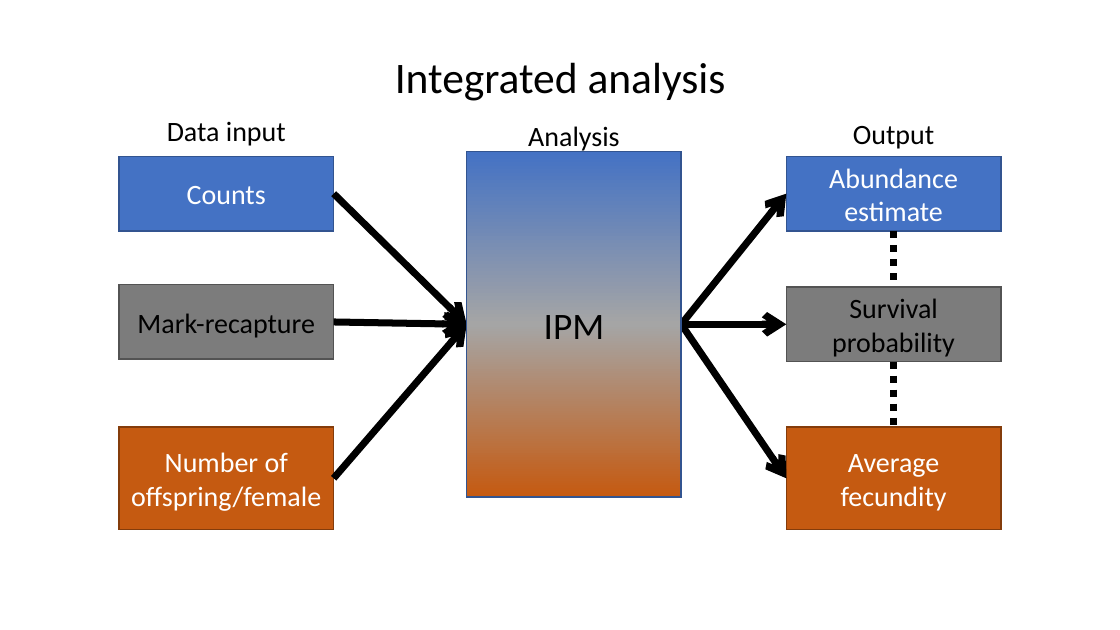
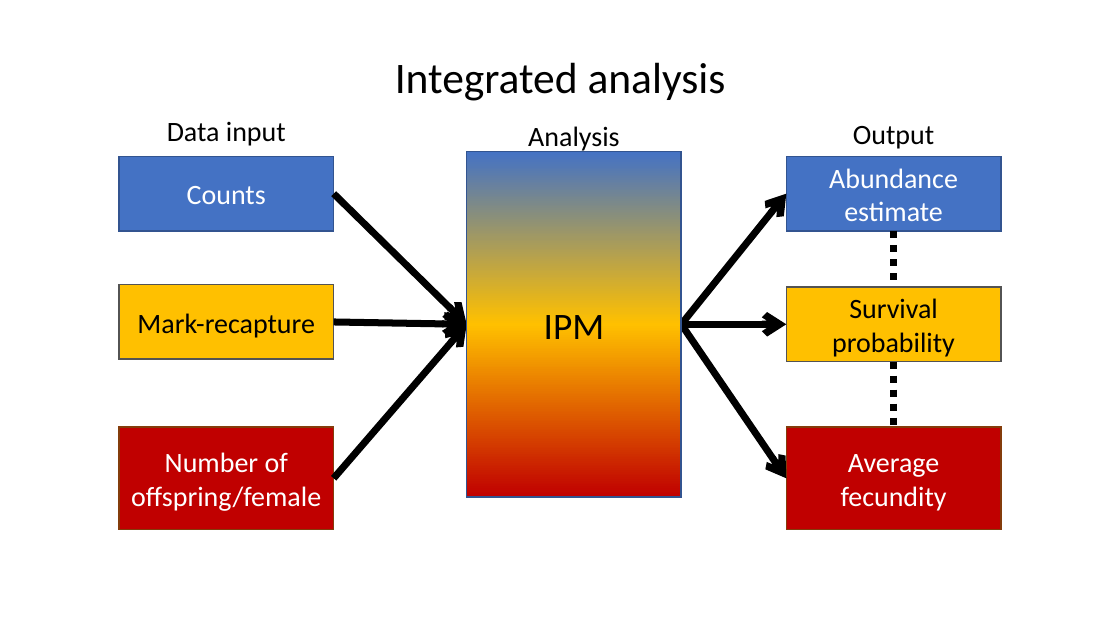
Before and after one commit to ssa200/ssa200.github.io, a slide deck: slide 20 of static/lectures/SSA_Lecture5_DemoData.pptx. Drawn at 1120x630 pixels with LibreOffice and Linux fonts; fonts in the diff are those of the drawing; background and template pictures are left out. Boxes give left, top, right and bottom in pixels: in the first picture for what was removed or moved away, otherwise in the second. Text is boxed around its words. In the diff, an @@ line names an element or a change of style, - is before the commit and + after.

```diff
--- a/static/lectures/SSA_Lecture5_DemoData.pptx
+++ b/static/lectures/SSA_Lecture5_DemoData.pptx
@@ rectangle "IPM" at <box>467,151,682,496</box>: fill gradient #4472C4 to #A5A5A5 to #C55A11 to gradient #4472C4 to #FFC000 to #C00000 @@
@@ rectangle "Mark-recapture" at <box>119,284,334,360</box>: fill #7C7C7C to #FFC000 @@
@@ rectangle "Survival probability" at <box>786,287,1001,362</box>: fill #7C7C7C to #FFC000 @@
@@ rectangle "Number of offspring/female" at <box>119,427,334,530</box>: fill #C55A11 to #C00000 @@
@@ rectangle "Average fecundity" at <box>786,427,1001,530</box>: fill #C55A11 to #C00000 @@
```
Also in this commit, not shown: 2 other slides changed, 6 other files.
